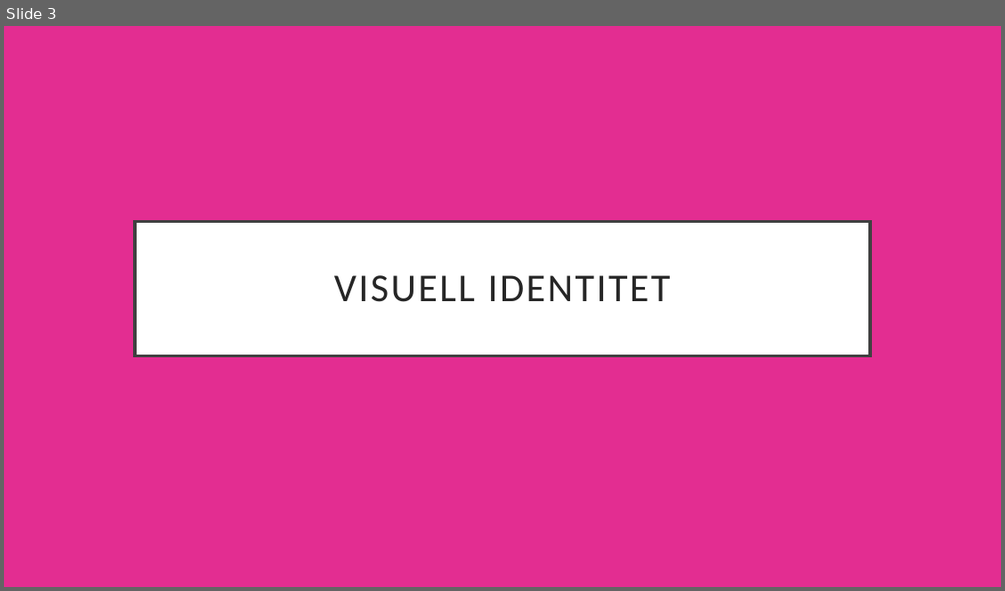
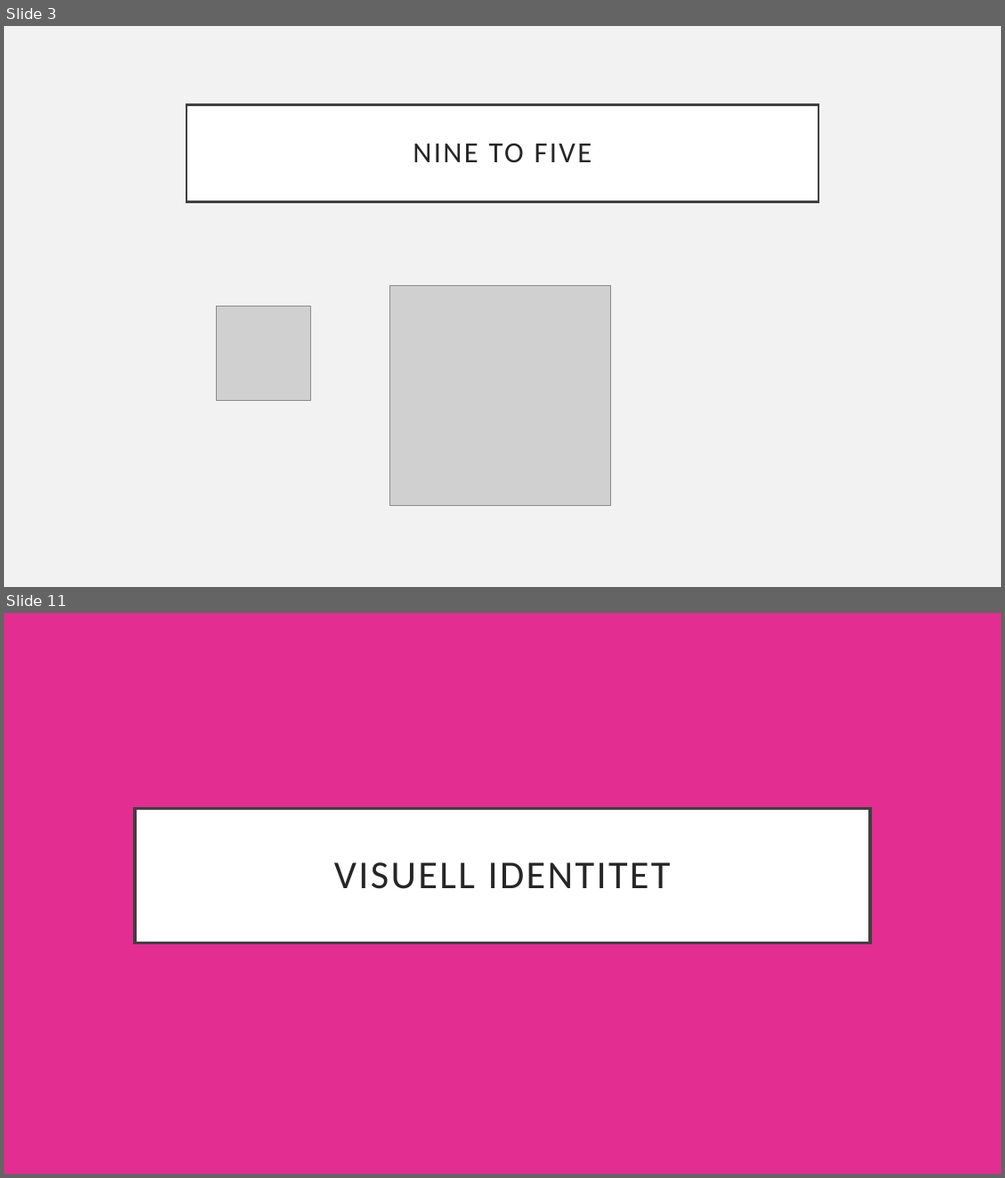
Before and after one commit to knowit/fant, a slide deck: doc/konsept/Fant-.pptx. Shown one above the other, each under a label of ours: slide 3 before the commit, slides 3 and 11 after it; the slides between them are not shown. The pictures are 1005x591 and 1005x1178 pixels, drawn with LibreOffice and Linux fonts; fonts in the diff are those of the drawing; grey boxes stand for pictures. Boxes give left, top, right and bottom in pixels: in the first picture for what was removed or moved away, otherwise in the second. Text is boxed around its words. In the diff, an @@ line names an element or a change of style, - is before the commit and + after.

```diff
--- a/doc/konsept/Fant-.pptx
+++ b/doc/konsept/Fant-.pptx
@@ slide 3 added at [4, 26, 1001, 587], background #F2F2F2 @@
@@ title added at [186, 104, 818, 201], fill #FFFFFF, outline #404040 2.5 pt, 28 pt, text #262626 @@
+NINE TO FIVE
@@ picture added at [390, 286, 610, 506] @@
@@ picture added at [217, 305, 310, 400] @@
@@ what was slide 3 is now slide 11 @@
```
Also in this commit, not shown: 2 slides changed, 7 other slides added.
